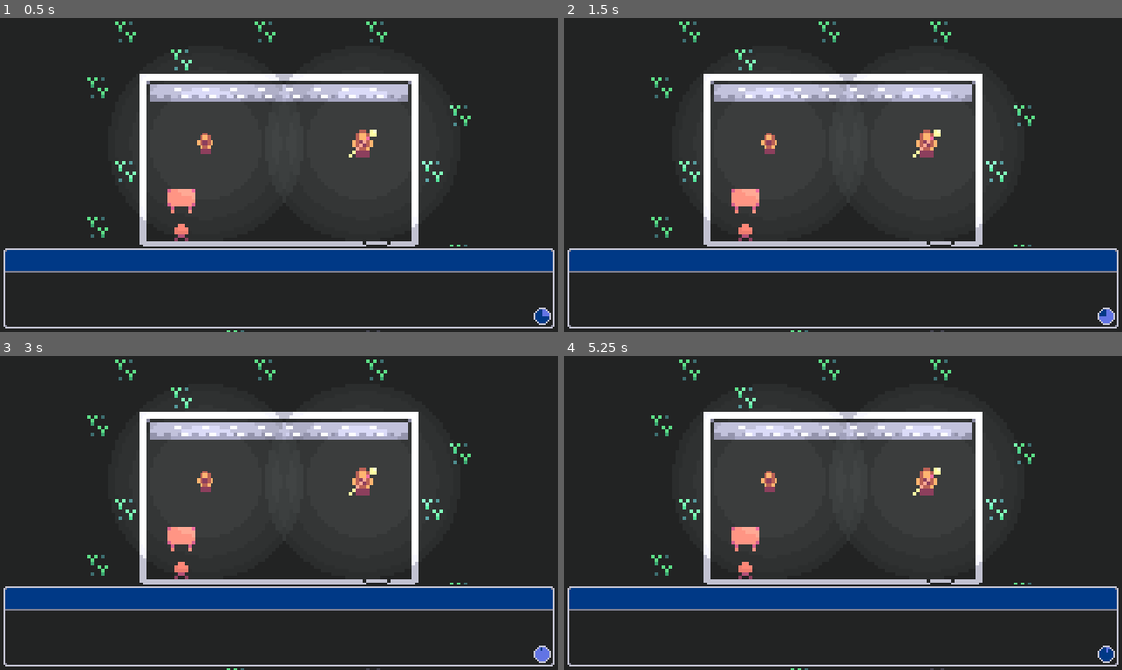
Above: before the commit, frames 1-4 (two rows, left to right).
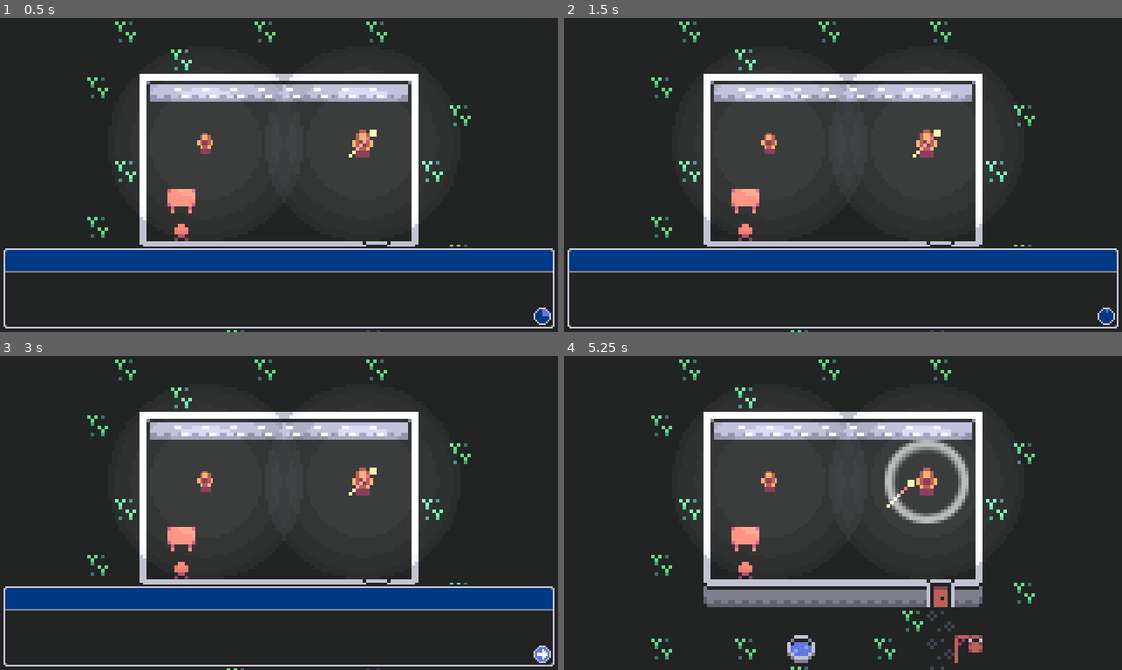
Above: after the commit, the same moments.

Repository: xphere/moonwitches
Game: Godot game, scene res://screens/Main.tscn
Same seed, same stepped clock (60 frames per second), same inputs: the game is played once before the commit and once after it.
Inputs:
- Up to frame 1 (0.5 s): no input
- Up to frame 2 (1.5 s): tap Enter (activate_scepter) at 0.5 s; hold G (change_group) 0.53-1.28 s; hold Enter (activate_scepter) 0.53-1.28 s; tap Space (pass_scepter) at 1.25, 1.35 s
- Up to frame 3 (3 s): hold Enter (activate_scepter) 2.03-2.78 s; hold G (change_group) from 2.03 s (still down); tap Space (pass_scepter) at 2.85 s
- Up to frame 4 (5.25 s): tap Space (pass_scepter) at 3.5, 4.35 s; release G (change_group) at 3.53 s; hold Enter (activate_scepter) 3.53-4.28 s; hold Enter (activate_scepter) from 5.03 s (still down)

Frame 1 is identical in both runs. In frame 2, less than 0.1% of the frame differs, in the area x 95-99%, y 92-98%; in frame 3, less than 0.1%; in frame 4, 11%, in the area x 0-100%, y 26-100%.

Commit message:
allow skip dialogue and wait at the end

Diff:
--- a/levels/village/Village.tscn
+++ b/levels/village/Village.tscn
@@ -74,25 +74,21 @@
 script = ExtResource( 5 )
 character = "Gyna"
 dialogue = "The time has come..."
-time = 2.0
 
 [node name="dialogue #2" type="Node" parent="on load/action"]
 script = ExtResource( 5 )
 character = "Gyna"
 dialogue = "Ann, wake up!"
-time = 1.0
 
 [node name="dialogue #3" type="Node" parent="on load/action"]
 script = ExtResource( 5 )
 character = "Gyna"
 dialogue = "The elders will be here any minute now."
-time = 2.0
 
 [node name="dialogue #4" type="Node" parent="on load/action"]
 script = ExtResource( 5 )
 character = "Ann"
 dialogue = "Yaaawwwnnn... zzz zzz..."
-time = 2.0
 
 [node name="dialogue #5" type="Node" parent="on load/action"]
 script = ExtResource( 5 )
@@ -127,13 +123,11 @@
 script = ExtResource( 5 )
 character = "Ann"
 dialogue = "Can't wait to see the full moon tonight!"
-time = 2.0
 
 [node name="dialogue #3" type="Node" parent="on exit/action"]
 script = ExtResource( 5 )
 character = "Gyna"
 dialogue = "Yeah, you're going to love it"
-time = 2.0
 
 [node name="change scene" type="Node" parent="on exit/action"]
 script = ExtResource( 7 )
--- a/screens/dialog/Dialog.gd
+++ b/screens/dialog/Dialog.gd
@@ -6,25 +6,45 @@
 onready var _name := $MarginContainer/HBoxContainer/Name
 onready var _text := $MarginContainer/HBoxContainer/Text
 onready var _animation := $MarginContainer/Outer/Inner/AnimationPlayer
+var should_be_visible := 0
+var writing := false
 
 
 func _ready() -> void:
+	set_process_input(false)
 	if owner:
 		visible = false
 
 
-func text(name: String, text: String, time: float) -> void:
+func text(name: String, text: String, chars_per_second: float) -> void:
+	should_be_visible += 1
+	_animation.play("Reset")
 	_name.text = name
 	_text.text = text
-	_animation.playback_speed = 1.0 / time;
+	if should_be_visible > 0:
+		visible = true
+		set_process_input(true)
+	writing = true
+	_animation.playback_speed = chars_per_second / (text.length() + chars_per_second)
 	_animation.play("Play")
-	visible = true
 
 
 func _on_AnimationPlayer_animation_finished(_anim_name: String) -> void:
-	call_deferred("_completed")
-	visible = false
+	writing = false
 
 
-func _completed() -> void:
-	emit_signal("completed")
+func _input(event: InputEvent) -> void:
+	if not event is InputEventKey or not event.is_pressed() or event.is_echo():
+		return
+
+	if writing:
+		_animation.seek(1.0, true)
+		writing = false
+
+	else:
+		writing = false
+		emit_signal("completed")
+		should_be_visible -= 1
+		if should_be_visible <= 0:
+			visible = false
+			set_process_input(false)
--- a/screens/dialog/Dialog.tscn
+++ b/screens/dialog/Dialog.tscn
@@ -38,20 +38,19 @@
 	COLOR.rgb = mix(background.rgb, COLOR.rgb, step(180.0 + degrees(atan(-vec.x, vec.y)), 360.0 * progress));
 }"
 
-[sub_resource type="ShaderMaterial" id=3]
-shader = SubResource( 2 )
+[sub_resource type="ShaderMaterial" id=5]
+shader = SubResource( 4 )
 shader_param/progress = 1.0
 shader_param/radius = 0.475
 shader_param/background = Color( 1, 1, 1, 1 )
 
-[sub_resource type="ShaderMaterial" id=4]
-shader = SubResource( 2 )
+[sub_resource type="ShaderMaterial" id=6]
+shader = SubResource( 4 )
 shader_param/progress = 0.0
 shader_param/radius = 0.4
 shader_param/background = Color( 0, 0.223529, 0.52549, 1 )
 
-[sub_resource type="Animation" id=5]
-resource_name = "Play"
+[sub_resource type="Animation" id=7]
 tracks/0/type = "value"
 tracks/0/path = NodePath(".:material:shader_param/progress")
 tracks/0/interp = 1
@@ -64,6 +63,62 @@
 "update": 0,
 "values": [ 0.0, 1.0 ]
 }
+tracks/1/type = "value"
+tracks/1/path = NodePath("../../HBoxContainer/Text:percent_visible")
+tracks/1/interp = 1
+tracks/1/loop_wrap = true
+tracks/1/imported = false
+tracks/1/enabled = true
+tracks/1/keys = {
+"times": PoolRealArray( 0, 1 ),
+"transitions": PoolRealArray( 1, 1 ),
+"update": 0,
+"values": [ 0.0, 1.0 ]
+}
+tracks/2/type = "value"
+tracks/2/path = NodePath("Next:visible")
+tracks/2/interp = 1
+tracks/2/loop_wrap = true
+tracks/2/imported = false
+tracks/2/enabled = true
+tracks/2/keys = {
+"times": PoolRealArray( 0, 1 ),
+"transitions": PoolRealArray( 1, 1 ),
+"update": 1,
+"values": [ false, true ]
+}
+
+[sub_resource type="Animation" id=8]
+resource_name = "Reset"
+length = 0.001
+tracks/0/type = "value"
+tracks/0/path = NodePath(".:material:shader_param/progress")
+tracks/0/interp = 1
+tracks/0/loop_wrap = true
+tracks/0/imported = false
+tracks/0/enabled = true
+tracks/0/keys = {
+"times": PoolRealArray( 0 ),
+"transitions": PoolRealArray( 1 ),
+"update": 0,
+"values": [ 0.0 ]
+}
+tracks/1/type = "value"
+tracks/1/path = NodePath("../../HBoxContainer/Text:percent_visible")
+tracks/1/interp = 1
+tracks/1/loop_wrap = true
+tracks/1/imported = false
+tracks/1/enabled = true
+tracks/1/keys = {
+"times": PoolRealArray( 0 ),
+"transitions": PoolRealArray( 1 ),
+"update": 0,
+"values": [ 0.0 ]
+}
+
+[sub_resource type="AtlasTexture" id=9]
+atlas = ExtResource( 2 )
+region = Rect2( 63, 72, 8, 8 )
 
 [node name="Dialog" type="NinePatchRect"]
 anchor_left = 0.5
@@ -121,15 +176,16 @@
 margin_top = 14.0
 margin_right = 310.0
 margin_bottom = 26.0
-custom_fonts/font = SubResource( 7 )
+custom_fonts/font = SubResource( 3 )
 text = "Dialog"
 autowrap = true
+percent_visible = 0.0
 __meta__ = {
 "_edit_use_anchors_": false
 }
 
 [node name="Outer" type="ColorRect" parent="MarginContainer"]
-material = SubResource( 3 )
+material = SubResource( 5 )
 anchor_left = 1.0
 anchor_top = 1.0
 anchor_right = 1.0
@@ -159,5 +215,11 @@
 }
 
 [node name="AnimationPlayer" type="AnimationPlayer" parent="MarginContainer/Outer/Inner"]
-anims/Play = SubResource( 5 )
+anims/Play = SubResource( 7 )
+anims/Reset = SubResource( 8 )
+
+[node name="Next" type="Sprite" parent="MarginContainer/Outer/Inner"]
+visible = false
+texture = SubResource( 9 )
+offset = Vector2( 5, 5 )
 [connection signal="animation_finished" from="MarginContainer/Outer/Inner/AnimationPlayer" to="." method="_on_AnimationPlayer_animation_finished"]
--- a/scripts/action/Dialogue.gd
+++ b/scripts/action/Dialogue.gd
@@ -4,11 +4,11 @@
 
 export(String) var character
 export(String, MULTILINE) var dialogue
-export(float) var time := 1.0
+export(float) var chars_per_second := 20.0
 
 
 func execute() -> void:
-	Game.dialog.text(character, dialogue, time)
+	Game.dialog.text(character, dialogue, chars_per_second)
 	Game.dialog.connect("completed", self, "_on_dialog_completed", [], CONNECT_ONESHOT)
 
 
Binary file changed: assets/graphics/prototype.png
Not shown: 6 places in screens/dialog/Dialog.tscn that only renumber resources
